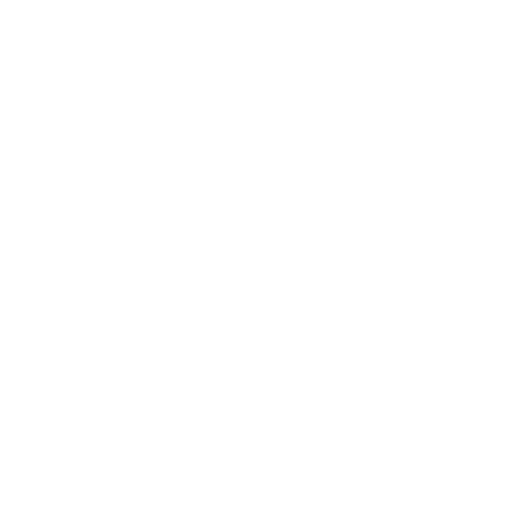
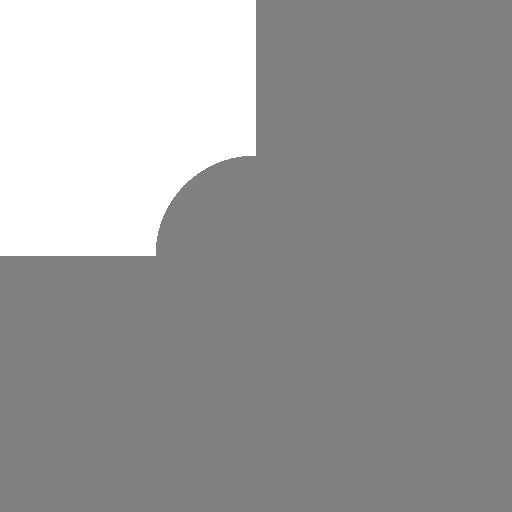
Layer changes from the first 512 × 512 image to the second:
hid "Rectangle 1" (1st of 4, in "Masks"), painted on it, masked it over [0, 256, 256, 512]
hid "Rectangle 1" (2nd of 4, in "Masks"), painted on it, masked it over [256, 0, 512, 256]
hid "Rectangle 1" (3rd of 4, in "Masks"), painted on it, masked it over [256, 256, 512, 512]
painted on "Rectangle 1" (4th of 4, in "Masks"), masked it over [156, 156, 256, 256]
